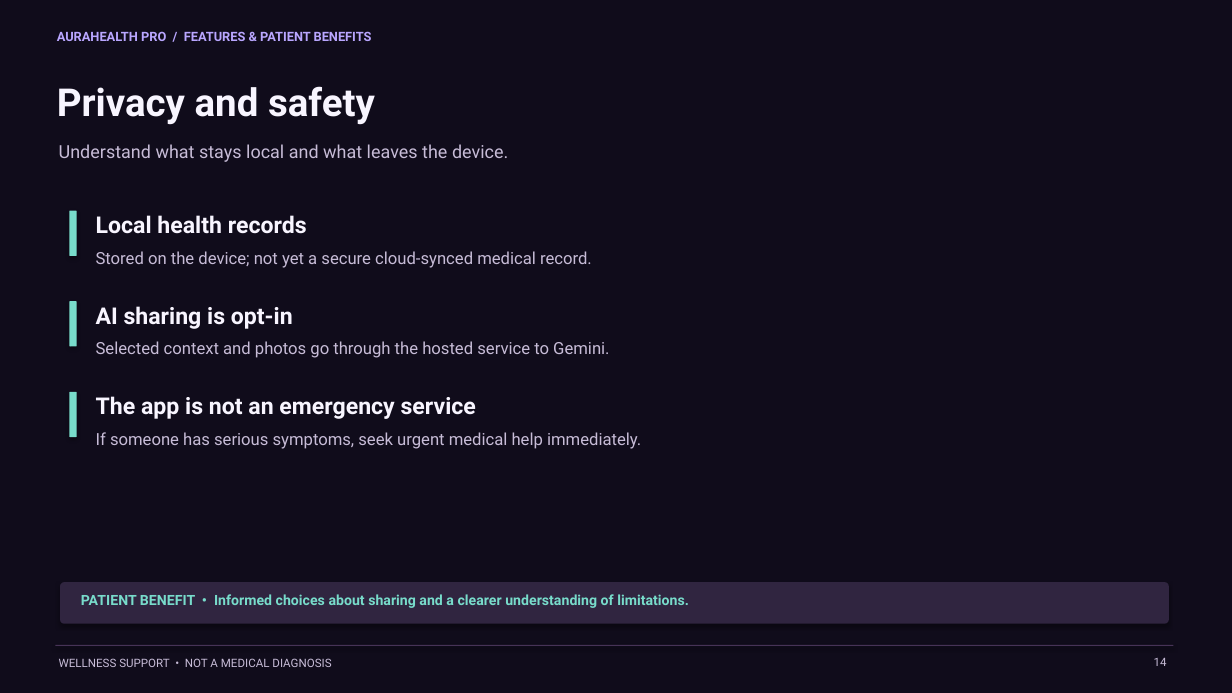
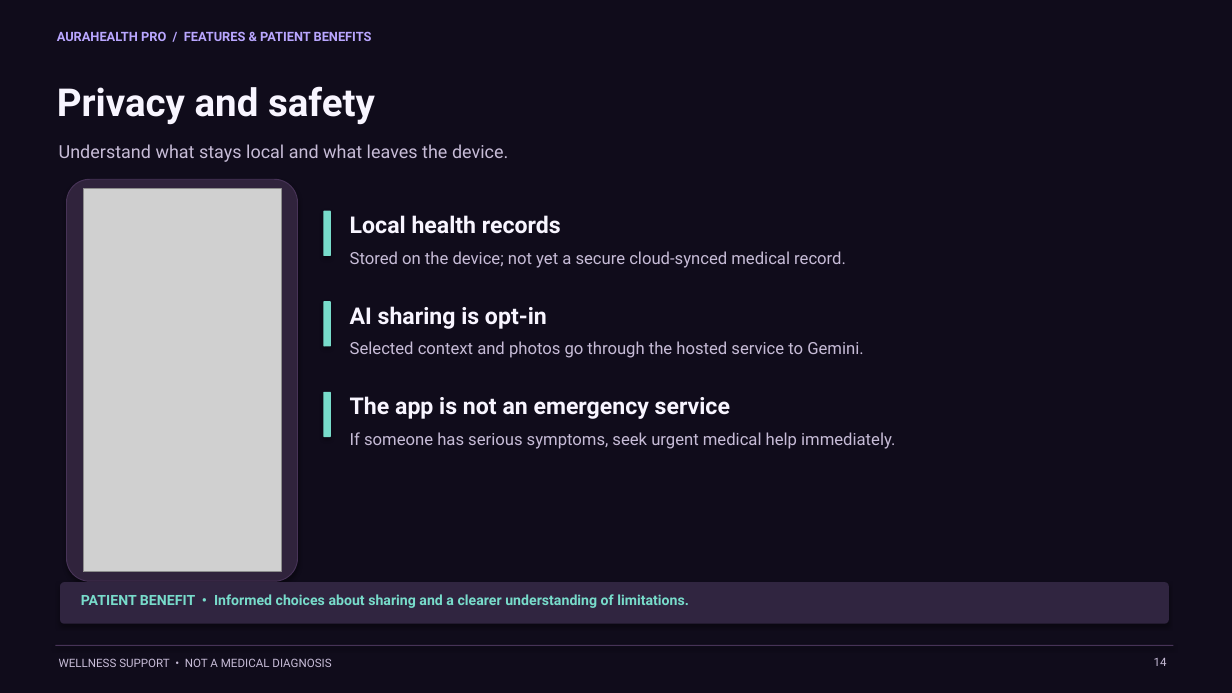
Before and after one commit to mrh995044-a11y/aura-helth-pro-complet, a slide deck: slide 14 of deliverables/AuraHealth-Pro-Features-and-Benefits-Animated.pptx. Drawn at 1232x693 pixels with LibreOffice and Linux fonts; fonts in the diff are those of the drawing; grey boxes stand for pictures. Boxes give left, top, right and bottom in pixels: in the first picture for what was removed or moved away, otherwise in the second. Text is boxed around its words. In the diff, an @@ line names an element or a change of style, - is before the commit and + after.

Commit message:
Update presentations with current app screenshots

```diff
--- a/deliverables/AuraHealth-Pro-Features-and-Benefits-Animated.pptx
+++ b/deliverables/AuraHealth-Pro-Features-and-Benefits-Animated.pptx
@@ rounded rectangle added at [67,179,298,581], fill #30233C, outline #473357 0.75 pt @@
@@ picture added at [83,189,281,572] @@
@@ text "Local health records": place and size @@
-text "Local health records" at [96,215,307,234]
+text "Local health records" at [350,215,561,234]
@@ text "Stored on the device; not ...": place and size @@
-text "Stored on the device; not ..." at [96,251,592,268]
+text "Stored on the device; not ..." at [350,251,846,268]
@@ text "AI sharing is opt-in": place and size @@
-text "AI sharing is opt-in" at [96,306,293,329]
+text "AI sharing is opt-in" at [350,306,547,329]
@@ text "Selected context and photos go ...": place and size @@
-text "Selected context and photos go ..." at [96,341,609,358]
+text "Selected context and photos go ..." at [350,341,863,358]
@@ 3 rounded rectangles: place and size @@
-3 rounded rectangles at [69,211,77,437]
+3 rounded rectangles at [323,211,331,437]
@@ text "The app is not an ...": place and size @@
-text "The app is not an ..." at [96,396,476,419]
+text "The app is not an ..." at [350,396,730,419]
@@ text "If someone has serious symptoms, ...": place and size @@
-text "If someone has serious symptoms, ..." at [96,432,641,449]
+text "If someone has serious symptoms, ..." at [350,432,895,449]
```
Also in this commit, not shown: 9 other slides changed, 11 other files.
